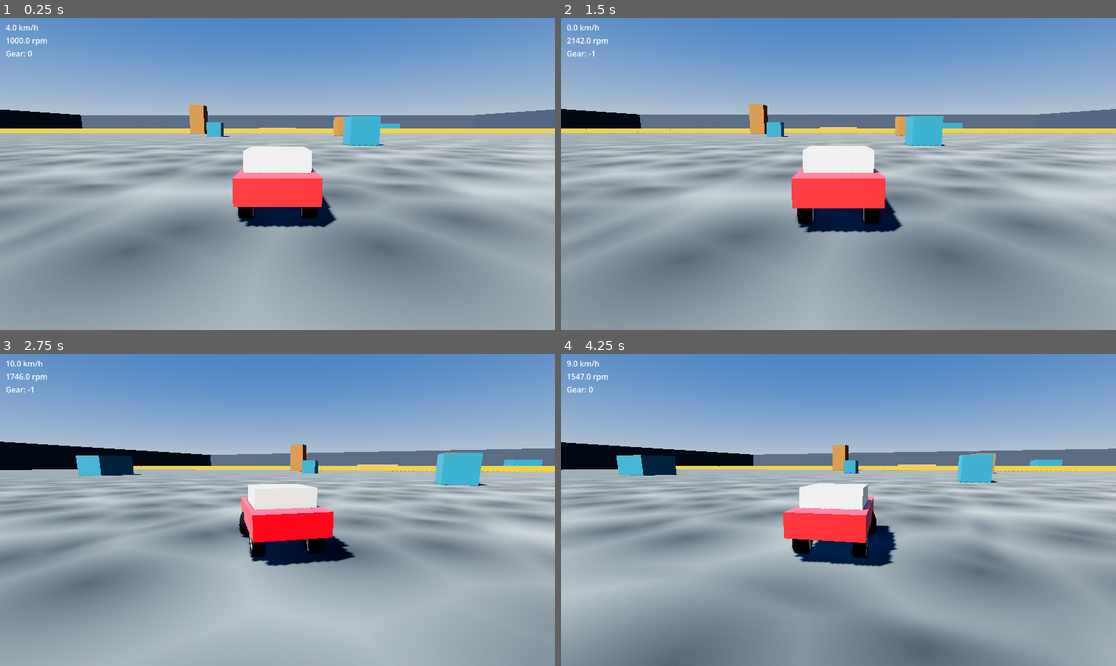
Above: before the commit, frames 1-4 (two rows, left to right).
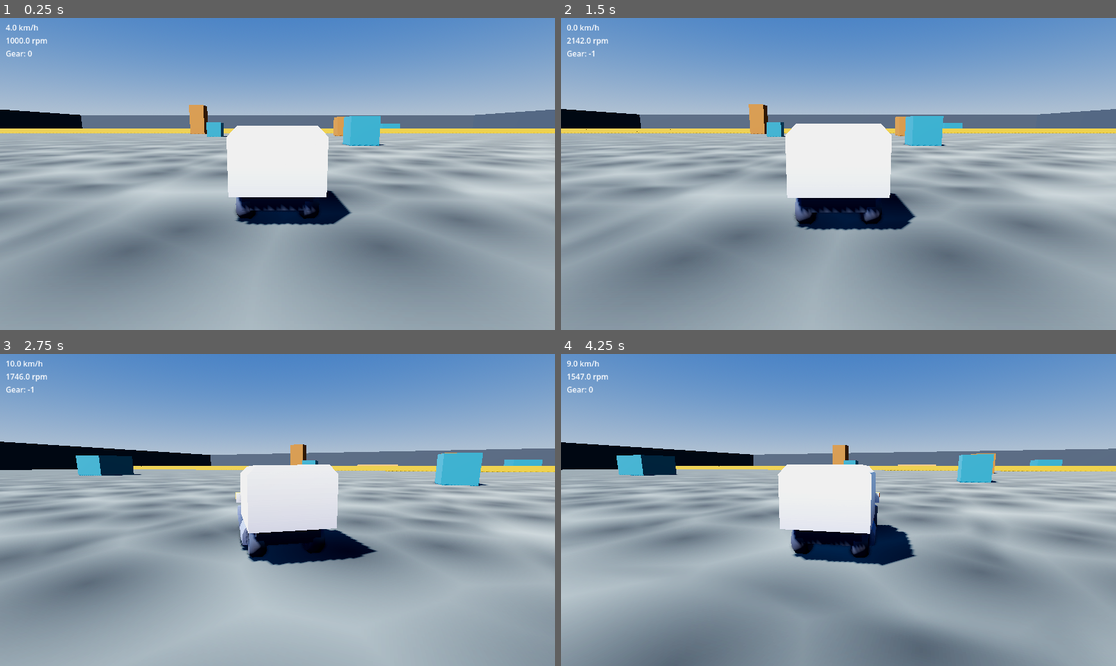
Above: after the commit, the same moments.

Repository: fabiandistler/cars
Game: Godot game, scene res://welt/testkiste.tscn
Two runs of this game, one before a commit and one after it. Both use one fixed random seed, a clock stepped at 60 frames per second and the inputs below.
Inputs:
- Up to frame 1 (0.25 s): no input
- Up to frame 2 (1.5 s): hold D (Steer Right) 0.53-1.28 s; tap C (Clutch) at 0.6 s; hold S (Brakes) from 1.28 s (still down); tap W (Throttle) at 1.35 s
- Up to frame 3 (2.75 s): release S (Brakes) at 2.03 s; hold D (Steer Right) from 2.03 s (still down); tap T (Toggle Transmission) at 2.1 s
- Up to frame 4 (4.25 s): release D (Steer Right) at 2.78 s; hold F (Shift Up) 2.78-3.53 s; tap C (Clutch) at 2.85 s; hold A (Steer Left) from 3.53 s (still down); tap W (Throttle) at 3.6 s

The runs differ from the first frame. In frame 1, 4.2% of the frame differs, in the area x 40-64%, y 34-68%; in frame 2, 4.7%, in the area x 40-65%, y 33-69%; in frame 3, 3.9%; in frame 4, 4.1%.

Commit message:
Slice 1, Block 0: der Truck ersetzt die Platzhalter-Karosserie
Entscheidung von Fabian: Kenney Toy Car Kit, "vehicle-truck". Der flache
Kastenaufbau trägt die sichtbaren Anbauteile ab Slice 1 — Rammbock vorn, später
Rotor und Greifer. Die fünf Rennwagen im Kit tragen sie nicht, der Monster Truck
würde über den Reifenradius das Tuning aus Slice 0 wieder aufreißen.

Übernommen ist nur, was gebraucht wird: vehicle-truck.glb, wheel-small.glb und
Textures/colormap.png unter fremd/. Der neue Ordner hält die Trennung, die
ASSETS.md ohnehin zieht — fremde Modelle liegen nie unter auto/, kamera/,
welt/ oder optik/. Zeile in ASSETS.md nachgetragen, CC0, mit Ausgabedatum.

Rohlänge 0,8625 -> Skalierung 4,637681 ergibt exakt 4 Einheiten (CONTEXT.md).
Vorne liegt bei -Z, wie das Projekt es erwartet; die Vorderrad-Mitte des Modells
liegt bei z = -1,13 gegen -1,10 im Projekt.

Die vier Räder des GLB hängen UNTER dem Karosserie-Mesh und sind starr. Sie
würden die echten doppeln, sobald wheel.gd Federung und Lenkeinschlag anzeigt —
deshalb visible = false über [editable path="Karosserie"], und die sichtbaren
Räder hängen als eigene Instanzen an den Naben.

Physik ist unangetastet: Kollisionskörper, Radpositionen, Federung, Masse und
Reifenradius wie zuvor. Drei Anläufe gegen die Barriere nach dem Tausch
nachgefahren, Zahlen auf die zweite Nachkommastelle identisch zu vorher
(min_z -56,34 / -56,14 / -56,22, vmax 41,0 / 38,7 / 40,1).

Zwei bewusst in Kauf genommene Abweichungen, beide in der Szene dokumentiert:

- Das Modell will Reifenradius 0,58, getunt ist 0,45. Das Rad wird optisch auf
  0,45 gebracht, der Truck wirkt dadurch leicht untergerädert. Den Radius zu
  ändern hieße über die Kopplung in TUNING.md auch max_torque zu ändern — das
  ist Fahrverhalten, nicht Optik, und gehört nicht in einen Karosserietausch.
- Die sichtbare Karosserie ist mit 2,44 breiter und mit 2,43 höher als der
  Kollisionskasten (1,9 x 1,35 x 3,9). Den Kasten zu ändern ändert das
  Fahrgefühl, und Slice 0 ist bestanden und eingefroren.

Folge für Block 1, dokumentiert in barriere.tscn und SLICE1.md: die Barriere
wurde gegen den 1,84 hohen Platzhalter ausgelegt und stand sichtbar über dem
Dach. Der Truck ist 2,435 hoch, die Wand liegt damit 0,035 UNTER seiner
Dachkante. Physik und Sichtlinie bleiben unberührt — die Kamera hängt am
Wurzelknoten, nicht an der Karosserie, und liegt bei Tempo weiter 0,58 über der
Oberkante. Ob eine Wand auf exakt Dachhöhe als Schloss lesbar ist, entscheidet
das Auge in Block 5.

addons/gevp/ unverändert. welt/testparcours.tscn unverändert.

Co-Authored-By: Claude Opus 5 <noreply@anthropic.com>
Claude-Session: https://claude.ai/code/session_0119A6fLBB4fssUqShyPFZy9

Diff:
--- a/auto/spielzeugauto.tscn
+++ b/auto/spielzeugauto.tscn
@@ -1,18 +1,44 @@
-[gd_scene load_steps=17 format=3]
+[gd_scene load_steps=9 format=3]
 
 ; ---------------------------------------------------------------------------
-; Spielzeugauto — Slice 0
+; Spielzeugauto — Slice 0 / Slice 1
 ;
 ; MASSSTAB: Das Auto ist 4 Godot-Einheiten lang. Die Welt wird mit Faktor ~57
 ; gegenüber der Realität gebaut (1 Realzentimeter ~ 0,57 Einheiten). Nicht das
 ; Auto verkleinern — Kollisionstoleranz, Federweg und Solver-Schritt sind bei
 ; sehr kleinen Körpern größer als das Fahrzeug. Siehe CONTEXT.md.
 ;
-; KAROSSERIE: Platzhalter aus Godot-Primitiven. Das Kenney Toy Car Kit ist noch
-; nicht ausgewählt (welches Auto = offene Frage). Zum Tauschen nur die drei
-; MeshInstance3D unter "Karosserie" durch das importierte Modell ersetzen und
-; die Skalierung so wählen, dass es 4 Einheiten lang bleibt. Kollisionskörper,
-; Radpositionen und Reifenradius bleiben davon unberührt.
+; KAROSSERIE: Kenney Toy Car Kit, "vehicle-truck" (CC0, siehe ASSETS.md).
+; Gewählt, weil der flache Kastenaufbau die sichtbaren Anbauteile ab Slice 1
+; trägt — Rammbock vorn, später Rotor und Greifer. Eine Rennwagensilhouette
+; trägt sie nicht.
+;
+; Rohlänge des Modells 0,8625 -> Skalierung 4/0,8625 = 4,637681 ergibt genau
+; 4 Einheiten. Der Karosserieknoten sitzt bei y = -0,067, damit die Radaufstands-
+; ebene des Modells (dort liegt sein y = 0) auf dem Boden liegt, wenn das Auto
+; in Ruhe steht. Gemessene Ruhehöhe des Wurzelknotens: y = 0,067.
+;
+; Die vier Räder des Modells hängen im GLB UNTER dem Karosserie-Mesh und sind
+; hier auf visible = false gesetzt. Sie sind starr; die sichtbaren Räder müssen
+; an den Naben hängen, weil wheel.gd dort Federung und Lenkeinschlag anzeigt.
+; Dafür ist der Knoten als "editable" markiert.
+;
+; RÄDER: "wheel-small" aus demselben Kit — das Modell, das der Truck selbst
+; benutzt. Rohradius 0,125, skaliert mit 3,6 auf Radius 0,45.
+;
+;   ACHTUNG, bewusst in Kauf genommene Abweichung: Das Modell will eigentlich
+;   Radius 0,58 (seine eigenen Räder, mit 4,637681 skaliert). Getunt ist aber
+;   0,45, und der Reifenradius hängt über TUNING.md (Kopplung 3) am
+;   Motordrehmoment. Deshalb bleibt die Physik unangetastet und das Rad wird
+;   optisch auf 0,45 gebracht — der Truck sieht dadurch etwas untergerädert
+;   aus. Wer das ändern will, ändert Fahrverhalten, nicht Optik.
+;
+;   Ebenso: Modell-Spurweite 1,74 und Radstand 2,32 gegen 1,60 / 2,20 im
+;   Projekt. Die Räder sitzen also minimal weiter innen als die Radkästen.
+;
+; KOLLISIONSKÖRPER unverändert (1,9 x 1,35 x 3,9). Die sichtbare Karosserie ist
+; breiter (2,44) und höher (2,43) als dieser Kasten. Das ist Absicht: den Kasten
+; zu ändern ändert das Fahrgefühl, und Slice 0 ist bestanden und eingefroren.
 ;
 ; FAHRHILFEN: alle aus. Siehe TUNING.md.
 ; ---------------------------------------------------------------------------
@@ -21,6 +47,8 @@
 [ext_resource type="Script" path="res://addons/gevp/scripts/wheel.gd" id="2_rad"]
 [ext_resource type="PackedScene" path="res://kamera/kamerarig.tscn" id="3_kamera"]
 [ext_resource type="PackedScene" path="res://addons/gevp/scenes/engine_sound.tscn" id="4_motorton"]
+[ext_resource type="PackedScene" path="res://fremd/kenney_toy_car_kit/vehicle-truck.glb" id="5_karosserie"]
+[ext_resource type="PackedScene" path="res://fremd/kenney_toy_car_kit/wheel-small.glb" id="6_rad_modell"]
 
 ; Drehmomentkurve des Arcade-Presets, unverändert übernommen.
 [sub_resource type="Curve" id="Curve_drehmoment"]
@@ -29,53 +57,6 @@
 
 [sub_resource type="BoxShape3D" id="BoxShape3D_karosserie"]
 size = Vector3(1.9, 1.35, 3.9)
-
-[sub_resource type="StandardMaterial3D" id="Mat_lack"]
-albedo_color = Color(0.84, 0.18, 0.21, 1)
-metallic_specular = 0.6
-roughness = 0.35
-
-[sub_resource type="StandardMaterial3D" id="Mat_dach"]
-albedo_color = Color(0.93, 0.91, 0.86, 1)
-roughness = 0.45
-
-[sub_resource type="StandardMaterial3D" id="Mat_licht"]
-albedo_color = Color(0.98, 0.86, 0.42, 1)
-roughness = 0.2
-
-[sub_resource type="StandardMaterial3D" id="Mat_reifen"]
-albedo_color = Color(0.1, 0.1, 0.11, 1)
-roughness = 0.9
-
-[sub_resource type="StandardMaterial3D" id="Mat_felge"]
-albedo_color = Color(0.78, 0.79, 0.82, 1)
-metallic = 0.6
-roughness = 0.3
-
-[sub_resource type="BoxMesh" id="Mesh_karosserie"]
-material = SubResource("Mat_lack")
-size = Vector3(2, 0.65, 4)
-
-[sub_resource type="BoxMesh" id="Mesh_dach"]
-material = SubResource("Mat_dach")
-size = Vector3(1.7, 0.55, 2)
-
-[sub_resource type="BoxMesh" id="Mesh_scheinwerfer"]
-material = SubResource("Mat_licht")
-size = Vector3(0.36, 0.22, 0.12)
-
-[sub_resource type="CylinderMesh" id="Mesh_reifen"]
-material = SubResource("Mat_reifen")
-top_radius = 0.45
-bottom_radius = 0.45
-height = 0.32
-radial_segments = 24
-rings = 1
-
-; Sichtbare Speiche — ohne sie sieht man dem schwarzen Reifen die Drehung nicht an.
-[sub_resource type="BoxMesh" id="Mesh_speiche"]
-material = SubResource("Mat_felge")
-size = Vector3(0.34, 0.76, 0.14)
 
 [node name="Spielzeugauto" type="RigidBody3D" node_paths=PackedStringArray("front_left_wheel", "front_right_wheel", "rear_left_wheel", "rear_right_wheel")]
 collision_layer = 2
@@ -149,26 +130,27 @@
 transform = Transform3D(1, 0, 0, 0, 1, 0, 0, 0, 1, 0, 1.1, 0)
 shape = SubResource("BoxShape3D_karosserie")
 
-[node name="Karosserie" type="Node3D" parent="."]
-
-[node name="Rumpf" type="MeshInstance3D" parent="Karosserie"]
-transform = Transform3D(1, 0, 0, 0, 1, 0, 0, 0, 1, 0, 0.9, 0)
-mesh = SubResource("Mesh_karosserie")
-
-[node name="Dach" type="MeshInstance3D" parent="Karosserie"]
-transform = Transform3D(1, 0, 0, 0, 1, 0, 0, 0, 1, 0, 1.5, 0.25)
-mesh = SubResource("Mesh_dach")
-
-[node name="ScheinwerferLinks" type="MeshInstance3D" parent="Karosserie"]
-transform = Transform3D(1, 0, 0, 0, 1, 0, 0, 0, 1, -0.6, 0.95, -2)
-mesh = SubResource("Mesh_scheinwerfer")
-
-[node name="ScheinwerferRechts" type="MeshInstance3D" parent="Karosserie"]
-transform = Transform3D(1, 0, 0, 0, 1, 0, 0, 0, 1, 0.6, 0.95, -2)
-mesh = SubResource("Mesh_scheinwerfer")
+; --- Karosserie: Kenney "vehicle-truck", auf 4 Einheiten Länge skaliert ---
+[node name="Karosserie" parent="." instance=ExtResource("5_karosserie")]
+transform = Transform3D(4.637681, 0, 0, 0, 4.637681, 0, 0, 0, 4.637681, 0, -0.067, 0)
+
+; Die modelleigenen Räder sind starr und würden die echten doppeln.
+[node name="wheel-bl" parent="Karosserie/vehicle-truck" index="0"]
+visible = false
+
+[node name="wheel-fr" parent="Karosserie/vehicle-truck" index="1"]
+visible = false
+
+[node name="wheel-fl" parent="Karosserie/vehicle-truck" index="2"]
+visible = false
+
+[node name="wheel-br" parent="Karosserie/vehicle-truck" index="3"]
+visible = false
 
 ; --- Räder: RayCast3D am oberen Federende, -Z ist vorne -------------------
 ; Die Reichweite des Raycasts setzt wheel.gd selbst auf Federweg + Reifenradius.
+; Das Radmodell hat seine Achse auf der lokalen X-Achse, wie der Controller es
+; erwartet — deshalb keine Drehung, nur Skalierung 3,6 auf Radius 0,45.
 
 [node name="RadVorneLinks" type="RayCast3D" parent="." node_paths=PackedStringArray("wheel_node")]
 transform = Transform3D(1, 0, 0, 0, 1, 0, 0, 0, 1, -0.8, 0.52, -1.1)
@@ -177,12 +159,8 @@
 
 [node name="Nabe" type="Node3D" parent="RadVorneLinks"]
 
-[node name="Reifen" type="MeshInstance3D" parent="RadVorneLinks/Nabe"]
-transform = Transform3D(0, 1, 0, -1, 0, 0, 0, 0, 1, 0, 0, 0)
-mesh = SubResource("Mesh_reifen")
-
-[node name="Speiche" type="MeshInstance3D" parent="RadVorneLinks/Nabe"]
-mesh = SubResource("Mesh_speiche")
+[node name="Reifen" parent="RadVorneLinks/Nabe" instance=ExtResource("6_rad_modell")]
+transform = Transform3D(3.6, 0, 0, 0, 3.6, 0, 0, 0, 3.6, 0, 0, 0)
 
 [node name="RadVorneRechts" type="RayCast3D" parent="." node_paths=PackedStringArray("wheel_node")]
 transform = Transform3D(1, 0, 0, 0, 1, 0, 0, 0, 1, 0.8, 0.52, -1.1)
@@ -191,12 +169,8 @@
 
 [node name="Nabe" type="Node3D" parent="RadVorneRechts"]
 
-[node name="Reifen" type="MeshInstance3D" parent="RadVorneRechts/Nabe"]
-transform = Transform3D(0, 1, 0, -1, 0, 0, 0, 0, 1, 0, 0, 0)
-mesh = SubResource("Mesh_reifen")
-
-[node name="Speiche" type="MeshInstance3D" parent="RadVorneRechts/Nabe"]
-mesh = SubResource("Mesh_speiche")
+[node name="Reifen" parent="RadVorneRechts/Nabe" instance=ExtResource("6_rad_modell")]
+transform = Transform3D(3.6, 0, 0, 0, 3.6, 0, 0, 0, 3.6, 0, 0, 0)
 
 [node name="RadHintenLinks" type="RayCast3D" parent="." node_paths=PackedStringArray("wheel_node")]
 transform = Transform3D(1, 0, 0, 0, 1, 0, 0, 0, 1, -0.8, 0.52, 1.1)
@@ -205,12 +179,8 @@
 
 [node name="Nabe" type="Node3D" parent="RadHintenLinks"]
 
-[node name="Reifen" type="MeshInstance3D" parent="RadHintenLinks/Nabe"]
-transform = Transform3D(0, 1, 0, -1, 0, 0, 0, 0, 1, 0, 0, 0)
-mesh = SubResource("Mesh_reifen")
-
-[node name="Speiche" type="MeshInstance3D" parent="RadHintenLinks/Nabe"]
-mesh = SubResource("Mesh_speiche")
+[node name="Reifen" parent="RadHintenLinks/Nabe" instance=ExtResource("6_rad_modell")]
+transform = Transform3D(3.6, 0, 0, 0, 3.6, 0, 0, 0, 3.6, 0, 0, 0)
 
 [node name="RadHintenRechts" type="RayCast3D" parent="." node_paths=PackedStringArray("wheel_node")]
 transform = Transform3D(1, 0, 0, 0, 1, 0, 0, 0, 1, 0.8, 0.52, 1.1)
@@ -219,12 +189,8 @@
 
 [node name="Nabe" type="Node3D" parent="RadHintenRechts"]
 
-[node name="Reifen" type="MeshInstance3D" parent="RadHintenRechts/Nabe"]
-transform = Transform3D(0, 1, 0, -1, 0, 0, 0, 0, 1, 0, 0, 0)
-mesh = SubResource("Mesh_reifen")
-
-[node name="Speiche" type="MeshInstance3D" parent="RadHintenRechts/Nabe"]
-mesh = SubResource("Mesh_speiche")
+[node name="Reifen" parent="RadHintenRechts/Nabe" instance=ExtResource("6_rad_modell")]
+transform = Transform3D(3.6, 0, 0, 0, 3.6, 0, 0, 0, 3.6, 0, 0, 0)
 
 ; --- Kamera und Ton ------------------------------------------------------
 
@@ -234,3 +200,5 @@
 [node name="Motorton" parent="." node_paths=PackedStringArray("vehicle") instance=ExtResource("4_motorton")]
 max_db = -20.0
 vehicle = NodePath("..")
+
+[editable path="Karosserie"]
--- a/welt/barriere.tscn
+++ b/welt/barriere.tscn
@@ -12,12 +12,24 @@
 ; zu hoch zum Drüberfahren". Beide Hälften hängen an Zahlen, die vorher nicht
 ; gemessen waren (Godot 4.7.2 headless, 27.08.2026):
 ;
-;   Auto ruht bei y = 0.07, Dachkante  ~ 1,84
+;   Auto ruht bei y = 0.07
+;   Dachkante                          = 2,435  (Kenney-Truck, seit Block 0)
 ;   Kamera-Auge im Stand               = 2,37
 ;   Kamera-Auge bei Tempo              = 2,98   (Federarm 7,5 -> 11, 10° Neigung)
 ;
-; 2,4 liegt über dem Dach — die Wand ist sichtbar höher als das Auto — und über
-; dem Auge im Stand, aber unter dem Auge bei Tempo.
+; 2,4 liegt über dem Auge im Stand, aber unter dem Auge bei Tempo.
+;
+; ZUM DACH: Als diese Wand gebaut wurde, fuhr noch die Platzhalterkarosserie,
+; 1,84 hoch — die Wand stand sichtbar darüber. Der Truck aus Block 0 ist 2,435
+; hoch, die Wand liegt also 0,035 UNTER seiner Dachkante, praktisch auf einer
+; Linie. Das ist keine Fehlfunktion: "zu hoch zum Drüberfahren" gilt unverändert
+; (senkrechte Fläche, Reifenradius 0,45), und die Kamera hängt am Wurzelknoten,
+; nicht an der Karosserie, liegt bei Tempo also weiterhin 0,58 über der
+; Oberkante. Die Sichtlinie ist unberührt.
+;
+;   => Offen bleibt, ob eine Wand auf exakt Dachhöhe als Schloss lesbar ist
+;      oder ob sie 0,3 bis 0,5 höher gehört. Das ist eine Frage ans Auge und
+;      gehört zu Block 5 — ein Agent kann sie nicht beantworten.
 ;
 ; Was das für die Sichtlinie GENAU heißt, gerechnet statt behauptet: bei Tempo
 ; liegt das Auge 0,58 über der Oberkante. Der verdeckte Bodenstreifen hinter
@@ -54,6 +66,10 @@
 ; kommt nie weiter als z = -56,1 (Südflanke der Wand liegt bei z = -58) und
 ; hebt dabei nicht ab (größte Höhe 0,17).
 ;
+; Nach dem Karosserietausch in Block 0 drei Läufe wiederholt: Zahlen auf die
+; zweite Nachkommastelle identisch. Erwartbar — der Kollisionskörper wurde nicht
+; angefasst, getauscht wurde nur, was man sieht.
+;
 ; WARUM RIGIDBODY3D UND NICHT STATICBODY3D
 ; Die Klötze sind eingefrorene RigidBody3D: freeze = true, freeze_mode bleibt
 ; auf dem Standard FREEZE_MODE_STATIC (= 0, gegen Godot 4.7.2 geprüft). So
Not shown, added: fremd/kenney_toy_car_kit/License.txt
Binary file added: fremd/kenney_toy_car_kit/Textures/colormap.png
Not shown, added: fremd/kenney_toy_car_kit/Textures/colormap.png.import
Binary file added: fremd/kenney_toy_car_kit/vehicle-truck.glb
Not shown, added: fremd/kenney_toy_car_kit/vehicle-truck.glb.import
Binary file added: fremd/kenney_toy_car_kit/wheel-small.glb
Not shown, added: fremd/kenney_toy_car_kit/wheel-small.glb.import
Not shown, changed: ASSETS.md
Not shown, changed: README.md
Not shown, changed: SLICE1.md
